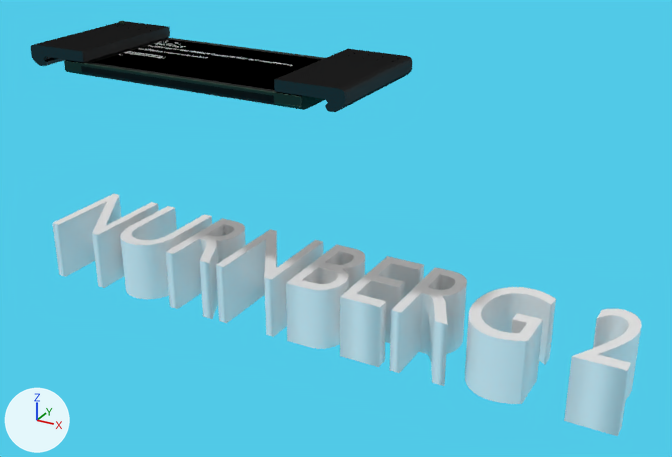
Before and after pictures for a commit that changed the Blender file Projects/DEVICES/Pocket/Lenovo K900/LenovoK900_v2.blend.
Camera for both pictures: a 50 mm camera at (3098.0, -4237.0, 1293.0) aimed at (680.0, 160.0, -905.0). Every picture has the same lights, and +X, +Y and +Z are marked at lower left. The older version comes first. Text is drawn in Blender's own font.

Names of what the first picture shows: 'Keyboard_handtake', 'Lenovo_Corpus', 'Lenovo_Display', 'Lenovo_corpus2', 'Plane', 'Text' and 1 more.
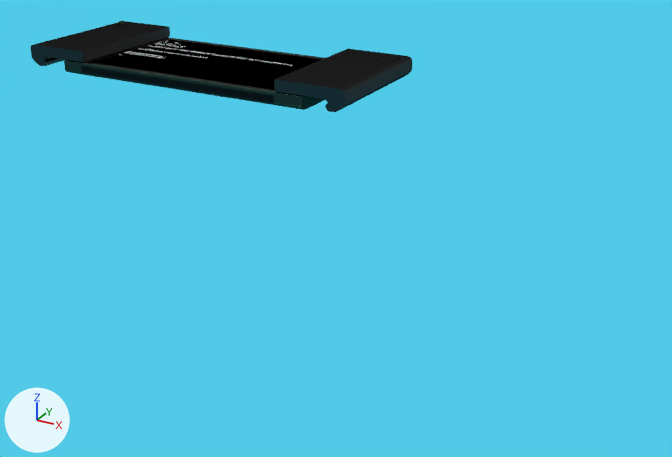
Edits to the bpy script that builds the scene:
```text
Remove ob_text:
    ob_text = bpy.data.objects.new('Text', txt_text_001)
    ob_text.location = (-1514.0, 0.0, -1456.0)
    ob_text.scale = (657.0, 926.0, 1.0)
```

Location of each change, [x1, y1, x2, y2] in pixels of the pictures (672 x 457 px):
'Text', deleted: before [52, 194, 642, 436]
